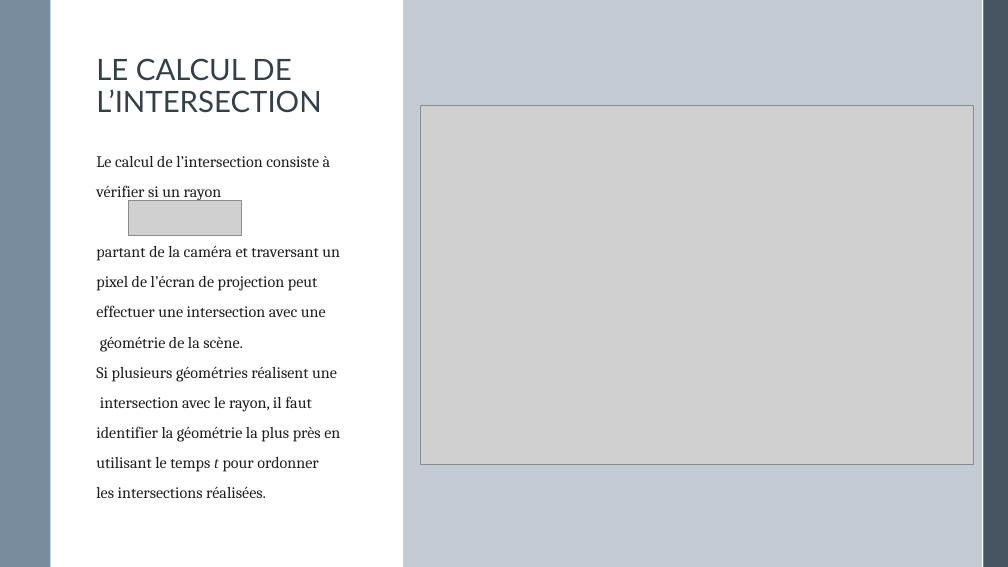
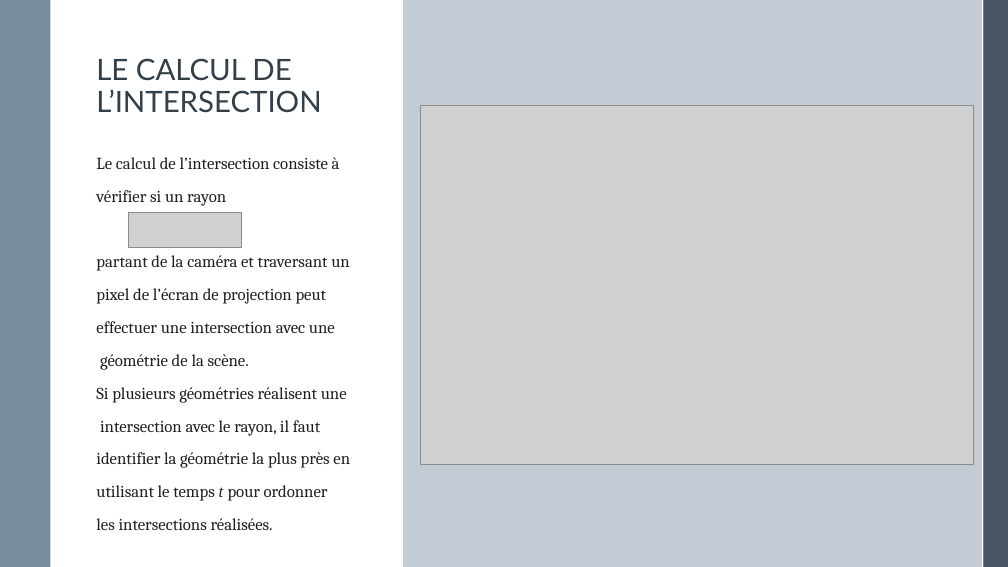
Before and after one commit to dudu3107/Data_Visu, a slide deck: slide 5 of Presentation projet raytracing.pptx. Drawn at 1008x567 pixels with LibreOffice and Linux fonts; fonts in the diff are those of the drawing; grey boxes stand for pictures. Boxes give left, top, right and bottom in pixels: in the first picture for what was removed or moved away, otherwise in the second. Text is boxed around its words. In the diff, an @@ line names an element or a change of style, - is before the commit and + after.

```diff
--- a/Presentation projet raytracing.pptx
+++ b/Presentation projet raytracing.pptx
@@ text "Le calcul de l’intersection consiste ..." at [96,157,350,530]: size 15.3 to 16 pt; line spacing 0.8 to 0.9 @@
@@ picture: place and size @@
-picture at [129,200,241,236]
+picture at [129,212,241,248]
```
Also in this commit, not shown: 3 other slides changed.
